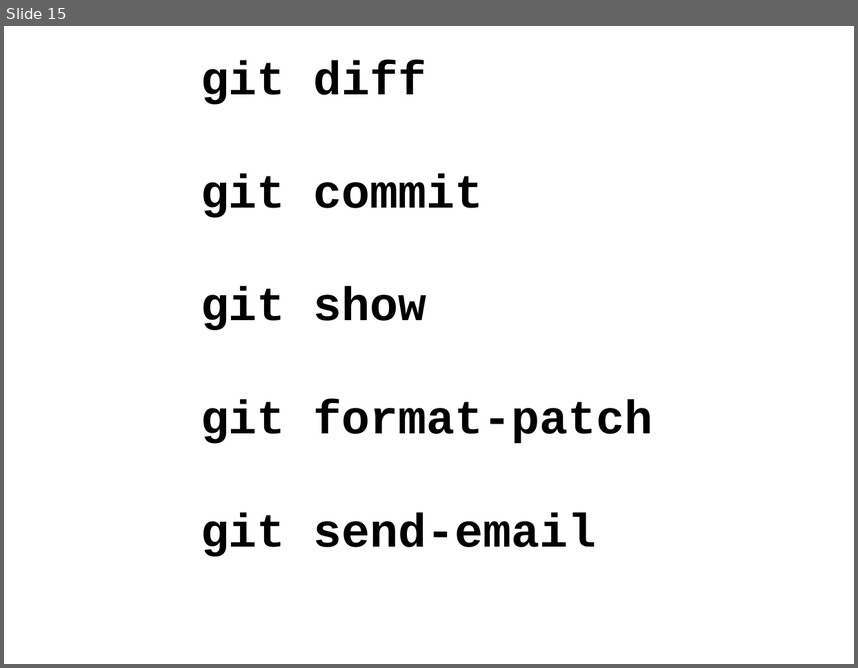
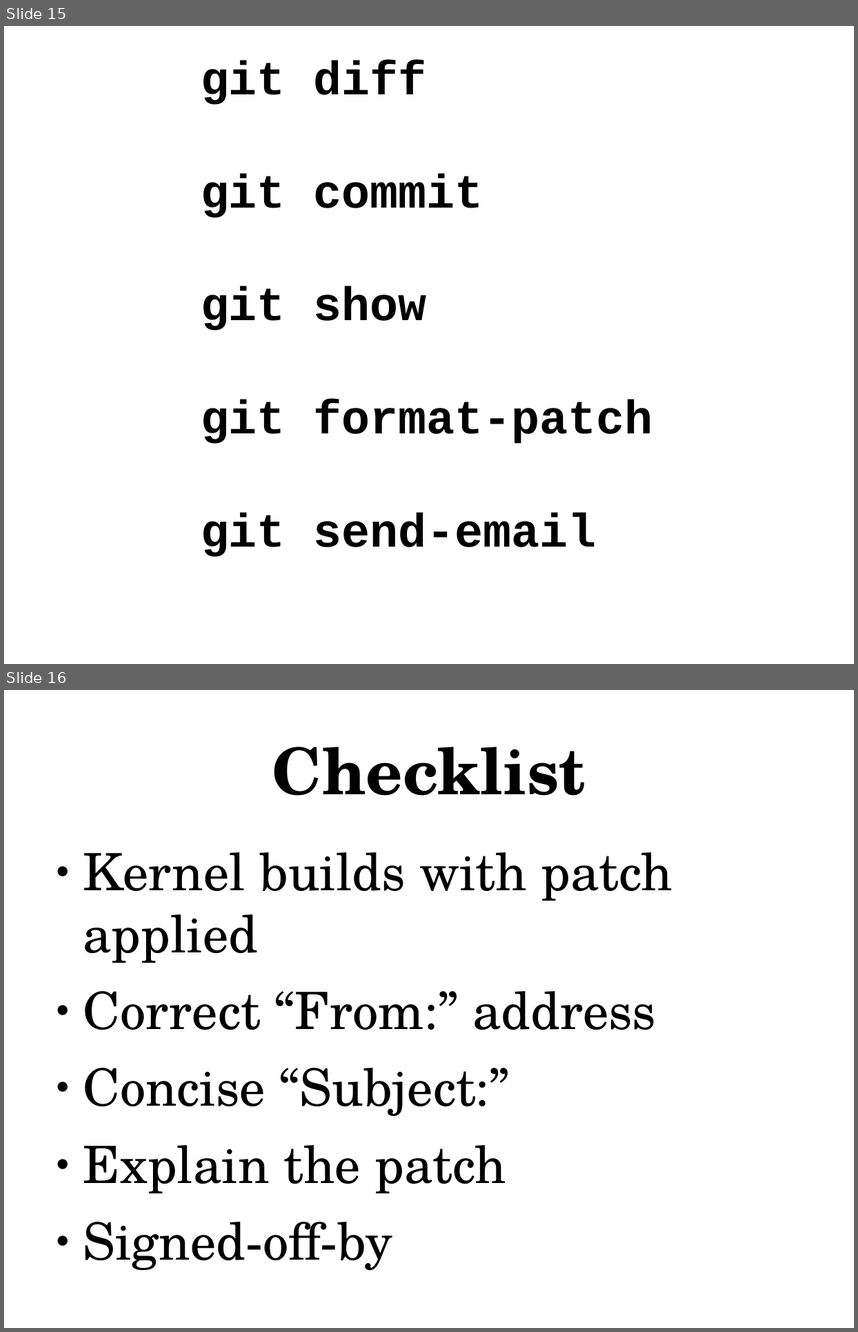
Before and after one commit to gregkh/kernel-tutorial, a slide deck: kernel_patch_tutorial.odp. Shown one above the other, each under a label of ours: slide 15 before the commit, slides 15 and 16 after it. The pictures are 858x668 and 858x1332 pixels, drawn with LibreOffice and Linux fonts; fonts in the diff are those of the drawing. Boxes give left, top, right and bottom in pixels: in the first picture for what was removed or moved away, otherwise in the second. Text is boxed around its words. In the diff, an @@ line names an element or a change of style, - is before the commit and + after.

Commit message:
Add checklist

```diff
--- a/kernel_patch_tutorial.odp
+++ b/kernel_patch_tutorial.odp
@@ slide 16 added at bbox=[4, 690, 854, 1328], background #FFFFFF @@
@@ title added at bbox=[272, 747, 586, 796], 60 pt, text #000000, bold @@
+Checklist
@@ text added at bbox=[83, 852, 673, 1270], 48 pt, text #000000 @@
+● Kernel builds with patch applied
+● Correct “From:” address
+● Concise “Subject:”
+● Explain the patch
+● Signed-off-by
```
Also in this commit, not shown: 1 other file.
